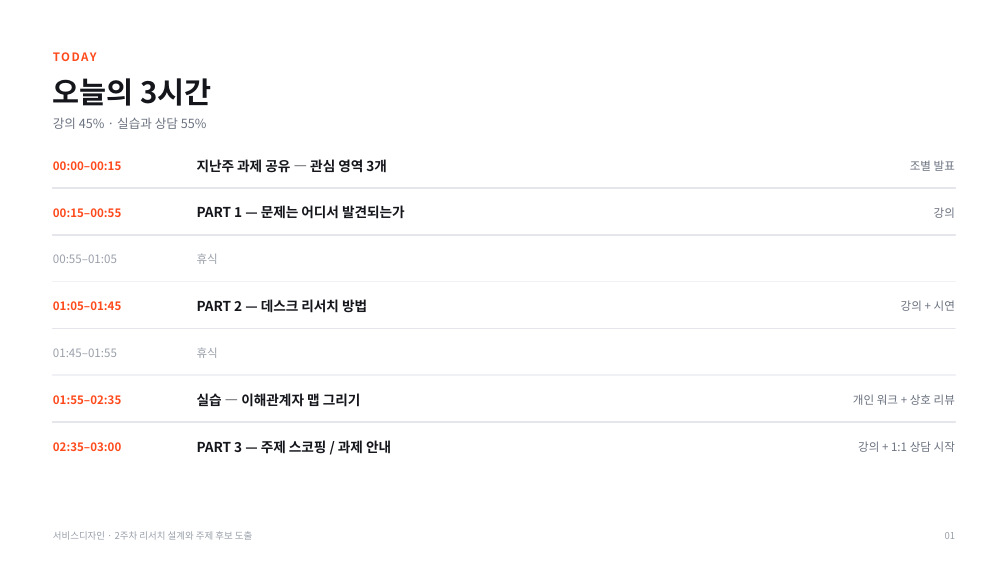
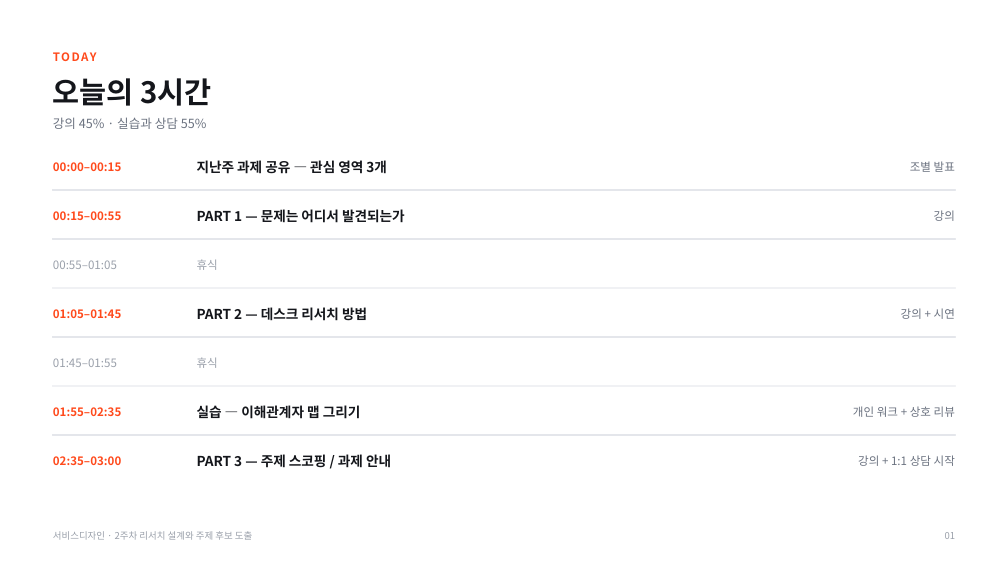
Before and after one commit to design-eng/MIN.D, a slide deck: slide 2 of dist/weeks/서비스디자인_02주차_리서치설계.pptx. Drawn at 1008x567 pixels with LibreOffice and Linux fonts; fonts in the diff are those of the drawing. Boxes give left, top, right and bottom in pixels: in the first picture for what was removed or moved away, otherwise in the second. Text is boxed around its words. In the diff, an @@ line names an element or a change of style, - is before the commit and + after.

```diff
--- a/dist/weeks/서비스디자인_02주차_리서치설계.pptx
+++ b/dist/weeks/서비스디자인_02주차_리서치설계.pptx
@@ text "PART 1 — 문제는 어디서 ...": place and size @@
-text "PART 1 — 문제는 어디서 ..." at (197, 205, 405, 219)
+text "PART 1 — 문제는 어디서 ..." at (197, 209, 405, 223)
@@ 5 texts, 2 rectangles: place and size @@
-5 texts, 2 rectangles at (53, 234, 955, 313)
+5 texts, 2 rectangles at (53, 239, 955, 321)
@@ 5 texts, 2 rectangles: place and size @@
-5 texts, 2 rectangles at (53, 328, 955, 407)
+5 texts, 2 rectangles at (53, 337, 955, 419)
@@ 3 texts, 1 rectangle: place and size @@
-3 texts, 1 rectangle at (53, 422, 955, 454)
+3 texts, 1 rectangle at (53, 435, 955, 468)
```
Also in this commit, not shown: 10 other files.
